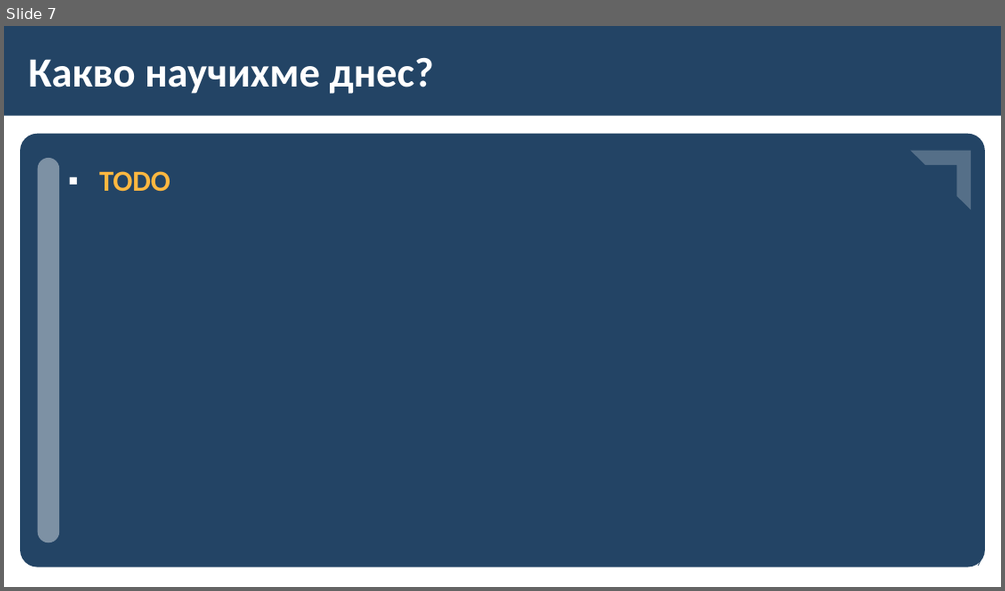
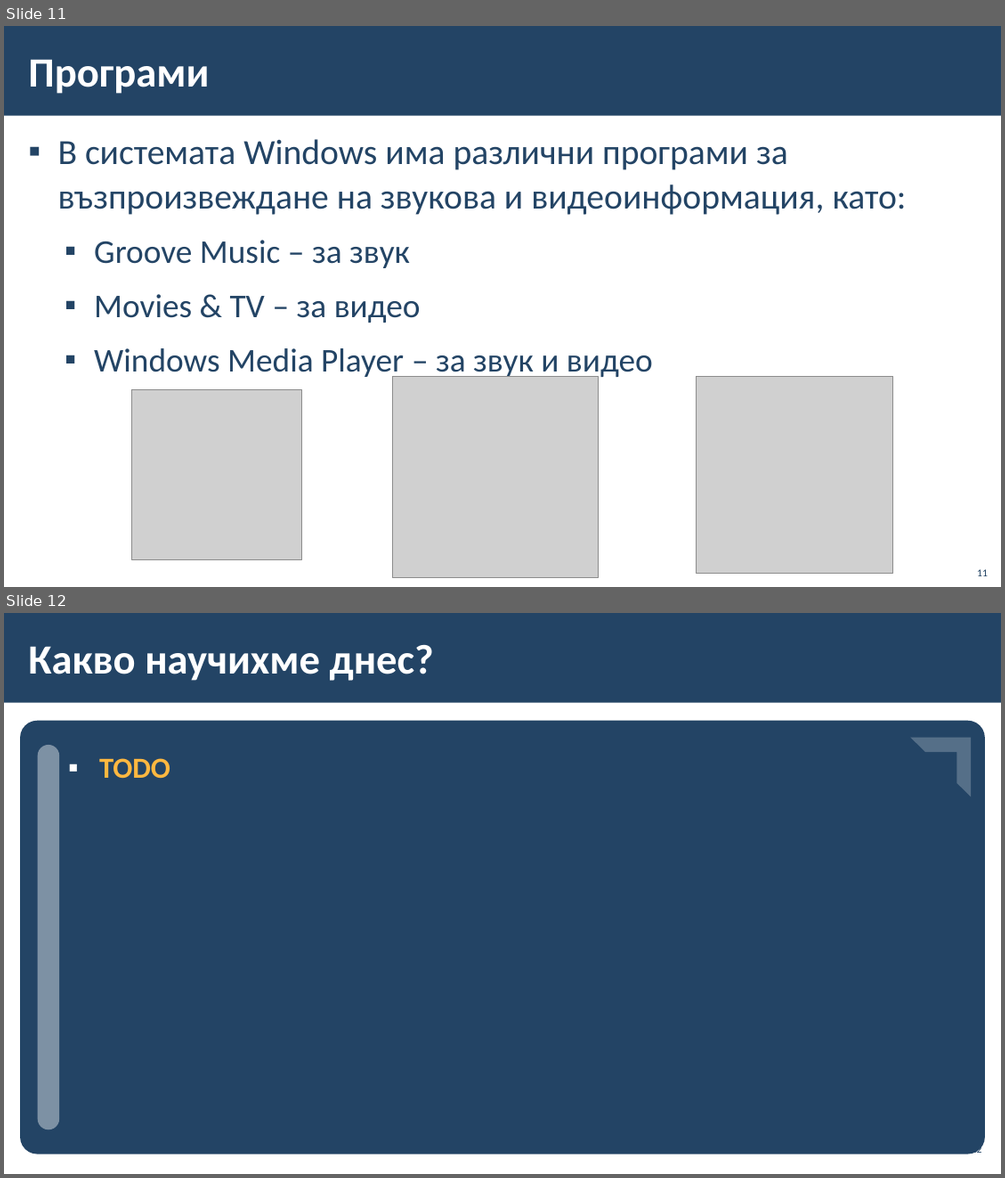
Before and after one commit to BG-IT-Edu/School-Programming, a slide deck: Courses/Computer-Modeling-and-IT/Computer-Modeling-and-IT-5-Class/10-Working-With-Sound-and-Video-Information/10-Working-With-Sound-and-Video-Information.pptx. Shown one above the other, each under a label of ours: slide 7 before the commit, slides 11 and 12 after it. The pictures are 1005x591 and 1005x1178 pixels, drawn with LibreOffice and Linux fonts; fonts in the diff are those of the drawing; grey boxes stand for pictures; background and template pictures are left out. Boxes give left, top, right and bottom in pixels: in the first picture for what was removed or moved away, otherwise in the second. Text is boxed around its words. In the diff, an @@ line names an element or a change of style, - is before the commit and + after.

```diff
--- a/Courses/Computer-Modeling-and-IT/Computer-Modeling-and-IT-5-Class/10-Working-With-Sound-and-Video-Information/10-Working-With-Sound-and-Video-Information.pptx
+++ b/Courses/Computer-Modeling-and-IT/Computer-Modeling-and-IT-5-Class/10-Working-With-Sound-and-Video-Information/10-Working-With-Sound-and-Video-Information.pptx
@@ slide 11 added at <box>4,26,1001,587</box>, background #FFFFFF; not listed: 1 template element that a slide beside it also shows @@
@@ title added at <box>28,59,209,94</box>, 40 pt, text #FFFFFF, bold @@
+Програми
@@ text added at <box>58,139,906,380</box>, 34 pt, text #234465 @@
+▪ В системата Windows има различни програми за възпроизвеждане на звукова и видеоинформация, като:
+  ▪ Groove Music – за звук
+  ▪ Movies & TV – за видео
+  ▪ Windows Media Player – за звук и видео
@@ picture added at <box>131,389,301,559</box> @@
@@ picture added at <box>393,376,599,578</box> @@
@@ picture added at <box>696,376,893,572</box> @@
@@ page number added at <box>977,569,987,576</box>, 10 pt, text #234465 @@
+11
@@ what was slide 7 is now slide 12 @@
```
Also in this commit, not shown: 1 slide changed, 4 other slides added.
